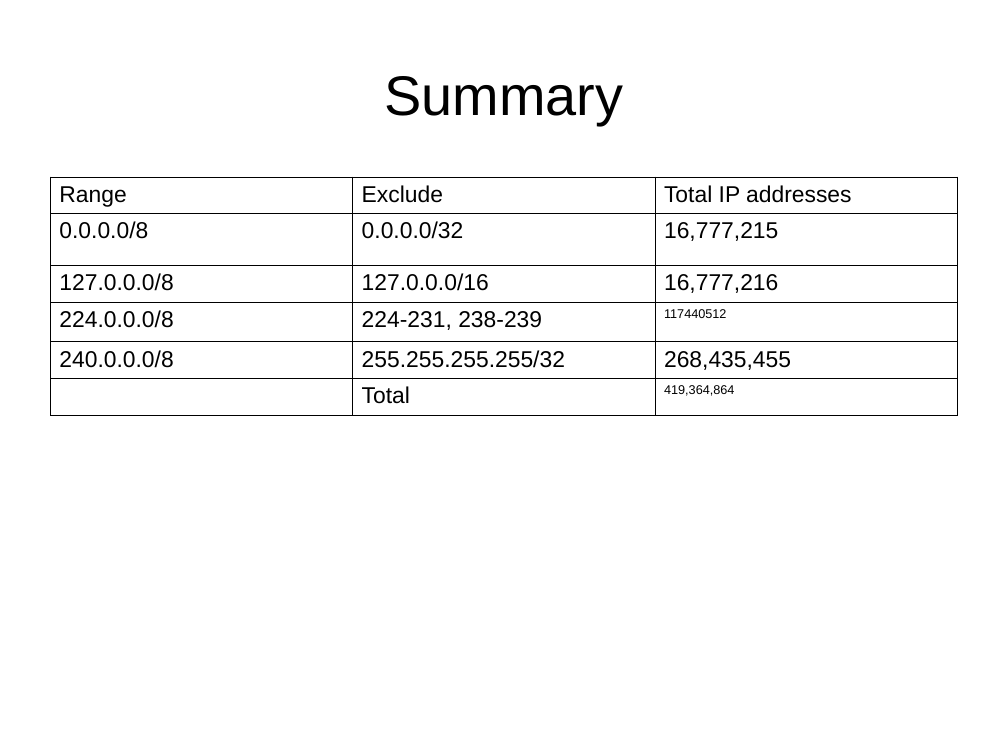
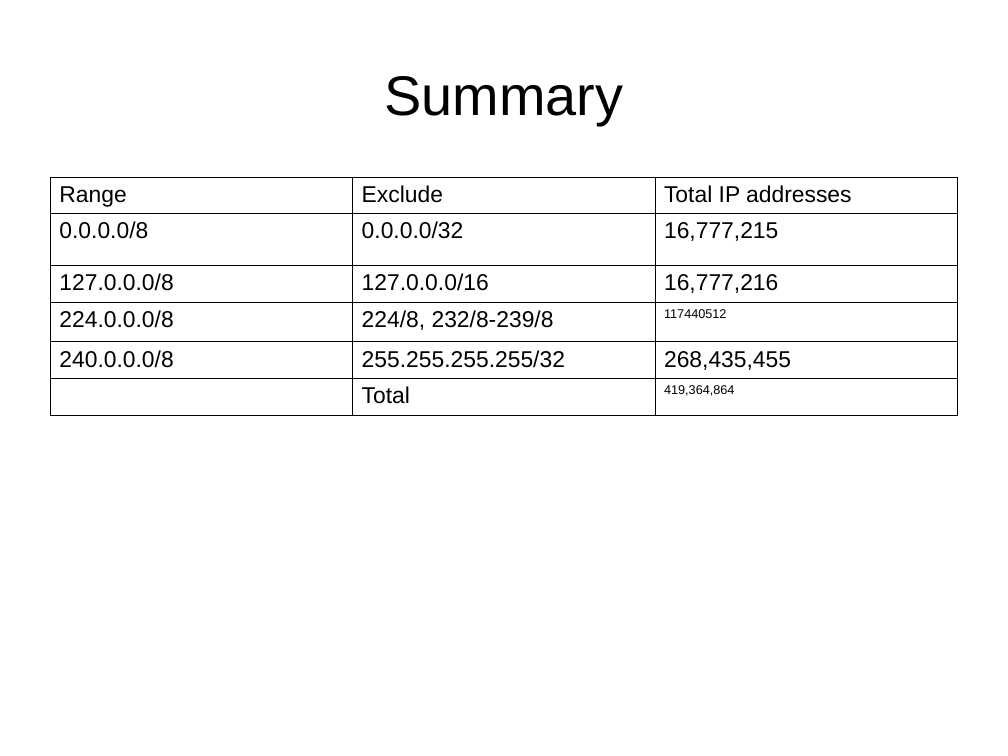
Before and after one commit to schoen/unicast-extensions, a slide deck: slide 16 of docs/preso.odp (slide 14 before the commit). Drawn at 1008x756 pixels with LibreOffice and Linux fonts; fonts in the diff are those of the drawing. Boxes give left, top, right and bottom in pixels: in the first picture for what was removed or moved away, otherwise in the second. Text is boxed around its words. In the diff, an @@ line names an element or a change of style, - is before the commit and + after.

```diff
--- a/docs/preso.odp
+++ b/docs/preso.odp
@@ table at (50, 177, 959, 412) @@
-row 4, column 2: 224-231, 238-239
+row 4, column 2: 224/8, 232/8-239/8
```
Also in this commit, not shown: 6 other slides changed, 4 slides added, 1 slide removed.
